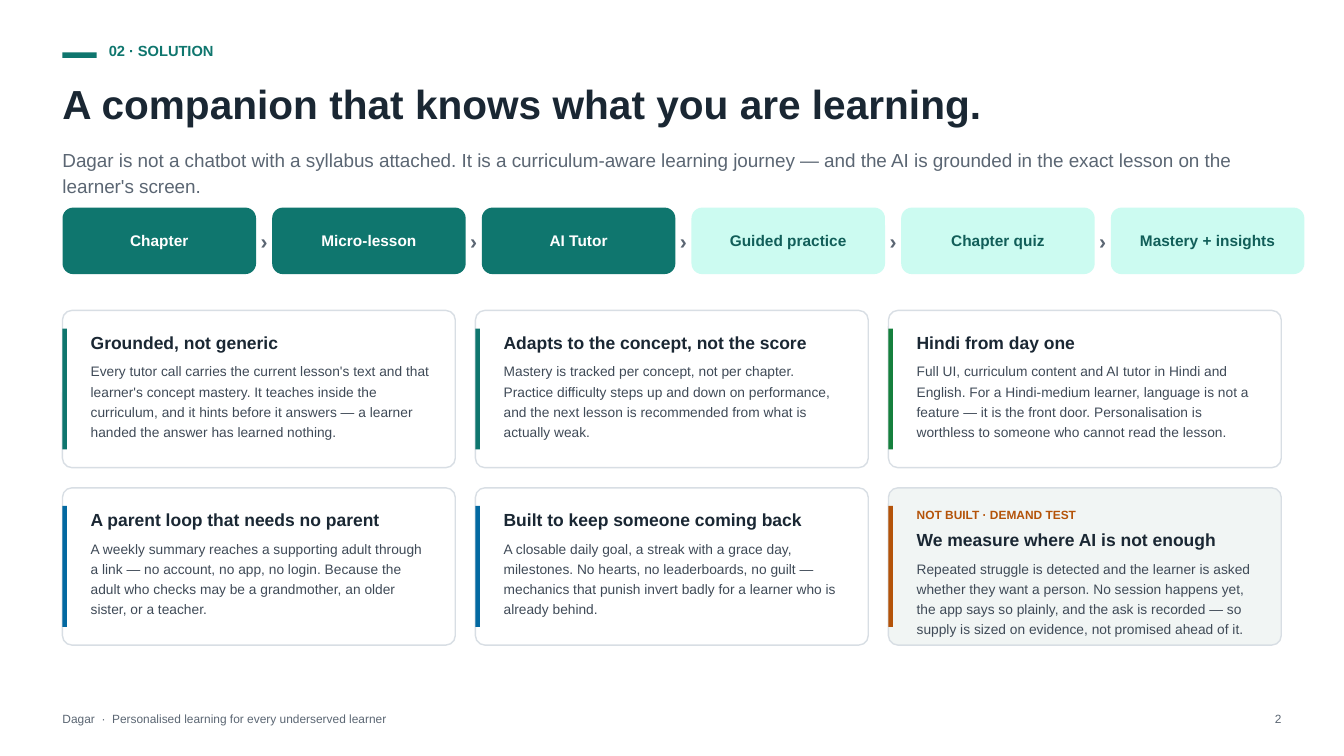
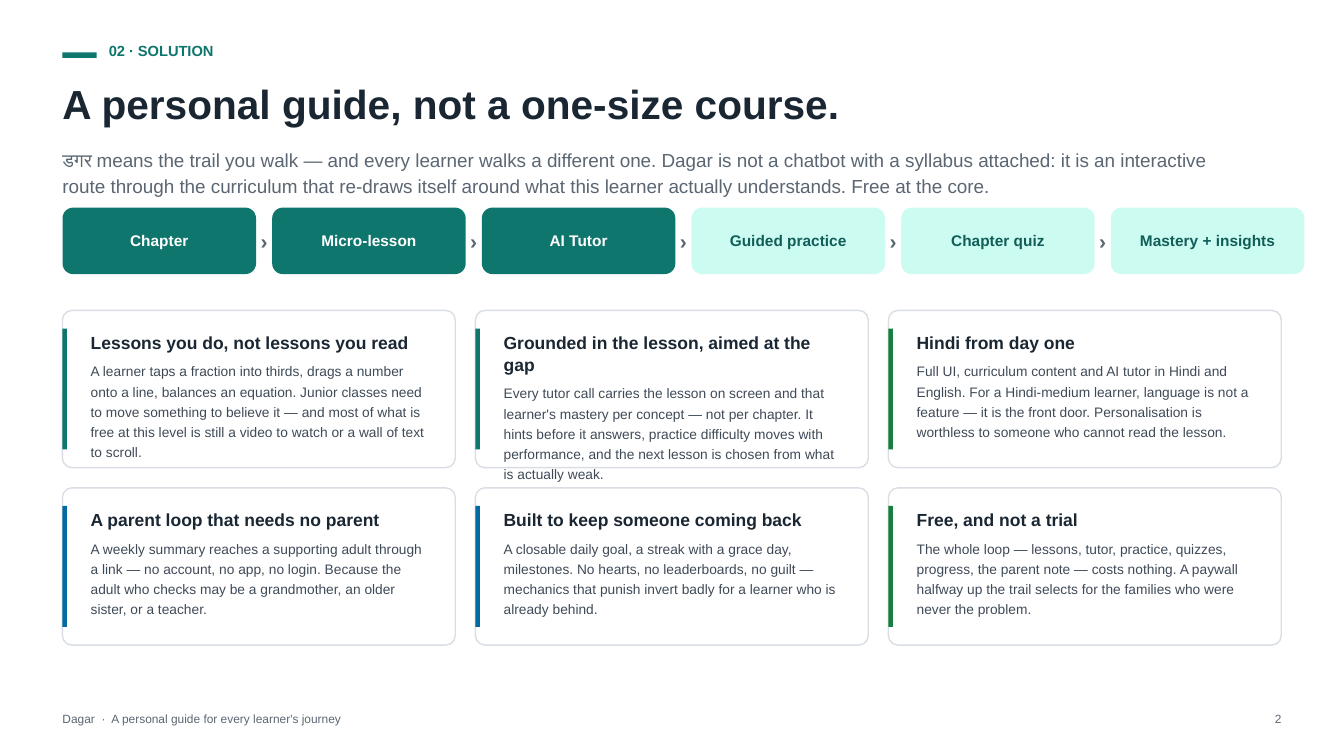
Before and after one commit to ap9650/dagar, a slide deck: slide 3 of docs/deck/Dagar-Pitch-Deck.pptx. Drawn at 1344x756 pixels with LibreOffice and Linux fonts; fonts in the diff are those of the drawing. Boxes give left, top, right and bottom in pixels: in the first picture for what was removed or moved away, otherwise in the second. Text is boxed around its words. In the diff, an @@ line names an element or a change of style, - is before the commit and + after.

```diff
--- a/docs/deck/Dagar-Pitch-Deck.pptx
+++ b/docs/deck/Dagar-Pitch-Deck.pptx
@@ text at (x1=62, y1=89, x2=839, y2=126): text changed @@
-A companion that knows what you are learning.
+A personal guide, not a one-size course.
@@ text at (x1=62, y1=153, x2=1206, y2=193): text changed @@
-Dagar is not a chatbot with a syllabus attached. It is a curriculum-aware learning journey — and the AI is grounded in the exact lesson on the learner's screen.
+डगर means the trail you walk — and every learner walks a different one. Dagar is not a chatbot with a syllabus attached: it is an interactive route through the curriculum that re-draws itself around what this learner actually understands. Free at the core.
@@ text at (x1=91, y1=336, x2=424, y2=457): text changed @@
-Grounded, not generic
-Every tutor call carries the current lesson's text and that learner's concept mastery. It teaches inside the curriculum, and it hints before it answers — a learner handed the answer has learned nothing.
+Lessons you do, not lessons you read
+A learner taps a fraction into thirds, drags a number onto a line, balances an equation. Junior classes need to move something to believe it — and most of what is free at this level is still a video to watch or a wall of text to scroll.
@@ text at (x1=504, y1=336, x2=834, y2=462): text changed @@
-Adapts to the concept, not the score
-Mastery is tracked per concept, not per chapter. Practice difficulty steps up and down on performance, and the next lesson is recommended from what is actually weak.
+Grounded in the lesson, aimed at the gap
+Every tutor call carries the lesson on screen and that learner's mastery per concept — not per chapter. It hints before it answers, practice difficulty moves with performance, and the next lesson is chosen from what is actually weak.
@@ rounded rectangle at (x1=888, y1=488, x2=1281, y2=645): fill #F1F5F4 to #FFFFFF @@
@@ rectangle at (x1=888, y1=506, x2=892, y2=627): fill #B45309 to #15803D @@
@@ text at (x1=917, y1=513, x2=1238, y2=617): text changed @@
-NOT BUILT · DEMAND TEST
-We measure where AI is not enough
-Repeated struggle is detected and the learner is asked whether they want a person. No session happens yet, the app says so plainly, and the ask is recorded — so supply is sized on evidence, not promised ahead of it.
+Free, and not a trial
+The whole loop — lessons, tutor, practice, quizzes, progress, the parent note — costs nothing. A paywall halfway up the trail selects for the families who were never the problem.
@@ text at (x1=62, y1=714, x2=341, y2=726): text changed @@
-Dagar · Personalised learning for every underserved learner
+Dagar · A personal guide for every learner's journey
```
Also in this commit, not shown: 14 other slides changed, 5 other files.
